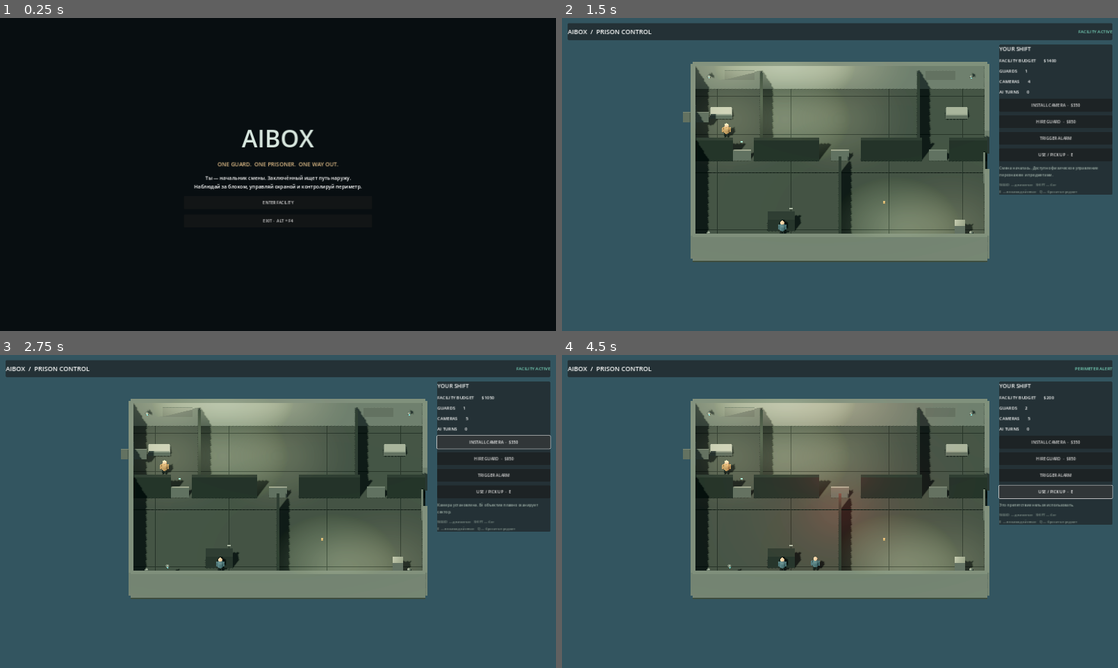
Above: before the commit, frames 1-4 (two rows, left to right).
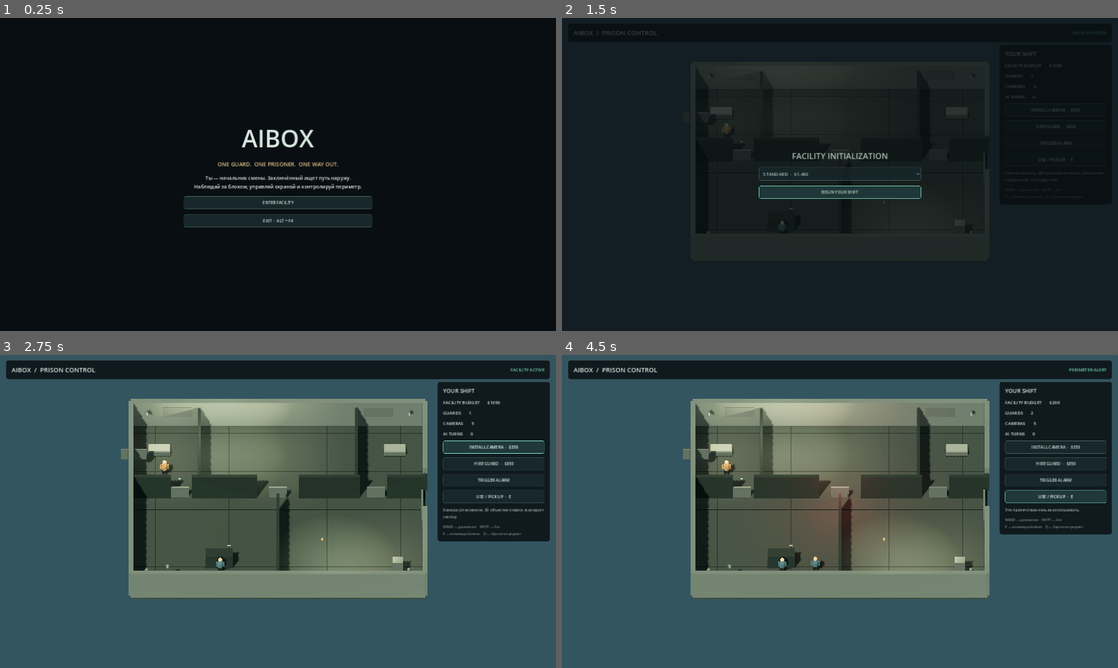
Above: after the commit, the same moments.

Repository: zmlsaggg/AIBOX
Game: Godot game, scene res://scenes/main.tscn
Two runs of this game, one before a commit and one after it. Both use one fixed random seed, a clock stepped at 60 frames per second and the inputs below.
Inputs:
- Up to frame 1 (0.25 s): no input
- Up to frame 2 (1.5 s): click "ENTER FACILITY" at 0.5 s; click "BEGIN YOUR SHIFT" at 1.25 s
- Up to frame 3 (2.75 s): click "INSTALL CAMERA · $350" at 2 s
- Up to frame 4 (4.5 s): click "HIRE GUARD · $850" at 2.75 s; click "TRIGGER ALARM" at 3.5 s; click "USE / PICK UP · E" at 4.25 s

The runs differ from the first frame. In frame 1, 0.3% of the frame differs, in the area x 33-67%, y 50-67%; in frame 2, 95%, in the area x 0-100%, y 0-100%; in frame 3, 3.9%; in frame 4, 3.8%.

Commit message:
feat(godot): add styled HUD theme and smooth overlay transitions

Diff:
--- a/godot/scripts/main.gd
+++ b/godot/scripts/main.gd
@@ -360,10 +360,53 @@
 	ui_root = Control.new()
 	ui_root.set_anchors_and_offsets_preset(Control.PRESET_FULL_RECT)
 	canvas.add_child(ui_root)
+	_apply_ui_theme()
 
 	_build_hud()
 	_build_intro()
 	_build_difficulty_overlay()
+
+func _apply_ui_theme() -> void:
+	var theme := Theme.new()
+	theme.default_font_size = 16
+	theme.set_color("font_color", "Label", Color("#dce8e1"))
+	theme.set_color("font_color", "Button", Color("#dce8e1"))
+	theme.set_color("font_hover_color", "Button", Color("#f1fff8"))
+	theme.set_color("font_pressed_color", "Button", Color("#091b17"))
+	theme.set_color("font_disabled_color", "Button", Color("#6d7a76"))
+
+	var panel_style := StyleBoxFlat.new()
+	panel_style.bg_color = Color("#101a1e")
+	panel_style.border_color = Color("#33494a")
+	panel_style.set_border_width_all(1)
+	panel_style.set_corner_radius_all(9)
+	panel_style.content_margin_left = 20
+	panel_style.content_margin_right = 20
+	panel_style.content_margin_top = 17
+	panel_style.content_margin_bottom = 17
+	theme.set_stylebox("panel", "PanelContainer", panel_style)
+
+	var button_normal := StyleBoxFlat.new()
+	button_normal.bg_color = Color("#17272b")
+	button_normal.border_color = Color("#496663")
+	button_normal.set_border_width_all(1)
+	button_normal.set_corner_radius_all(6)
+	button_normal.content_margin_left = 14
+	button_normal.content_margin_right = 14
+	button_normal.content_margin_top = 10
+	button_normal.content_margin_bottom = 10
+
+	var button_hover := button_normal.duplicate() as StyleBoxFlat
+	button_hover.bg_color = Color("#20383a")
+	button_hover.border_color = Color("#79d7be")
+	var button_pressed := button_normal.duplicate() as StyleBoxFlat
+	button_pressed.bg_color = Color("#80d7bd")
+	button_pressed.border_color = Color("#80d7bd")
+	theme.set_stylebox("normal", "Button", button_normal)
+	theme.set_stylebox("hover", "Button", button_hover)
+	theme.set_stylebox("pressed", "Button", button_pressed)
+	theme.set_stylebox("focus", "Button", button_hover)
+	ui_root.theme = theme
 
 func _build_hud() -> void:
 	var header := PanelContainer.new()
@@ -505,6 +548,9 @@
 func _show_difficulty() -> void:
 	intro_overlay.visible = false
 	start_overlay.visible = true
+	start_overlay.modulate.a = 0.0
+	var tween := create_tween()
+	tween.tween_property(start_overlay, "modulate:a", 1.0, 0.38).set_trans(Tween.TRANS_SINE).set_ease(Tween.EASE_OUT)
 
 func _begin_shift() -> void:
 	var budgets := [1400, 1800, 2400, 3200]
@@ -512,9 +558,11 @@
 	shift_started = true
 	guard.call("set_active", true)
 	prisoner.call("set_active", true)
-	start_overlay.visible = false
 	status_label.text = "FACILITY ACTIVE"
 	event_label.text = "Смена началась. Доступно физическое управление персонажем и предметами."
+	var tween := create_tween()
+	tween.tween_property(start_overlay, "modulate:a", 0.0, 0.42).set_trans(Tween.TRANS_SINE).set_ease(Tween.EASE_IN)
+	tween.tween_callback(func(): start_overlay.visible = false)
 	_update_hud()
 
 func _update_hud() -> void:
